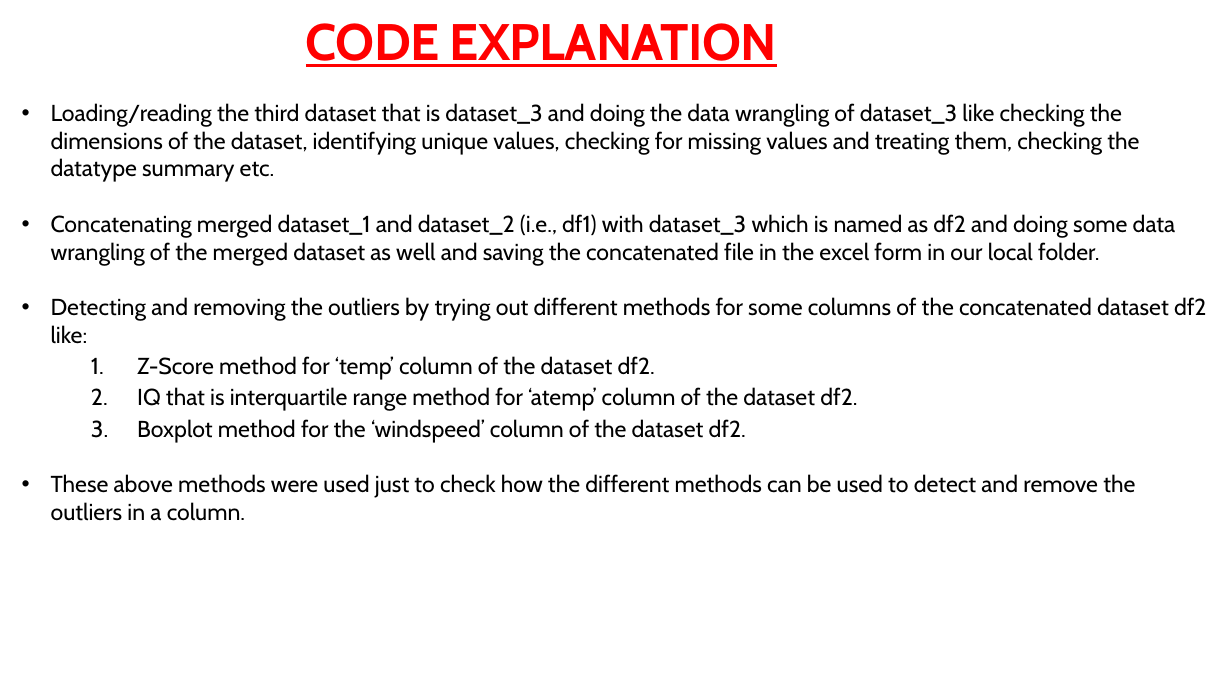
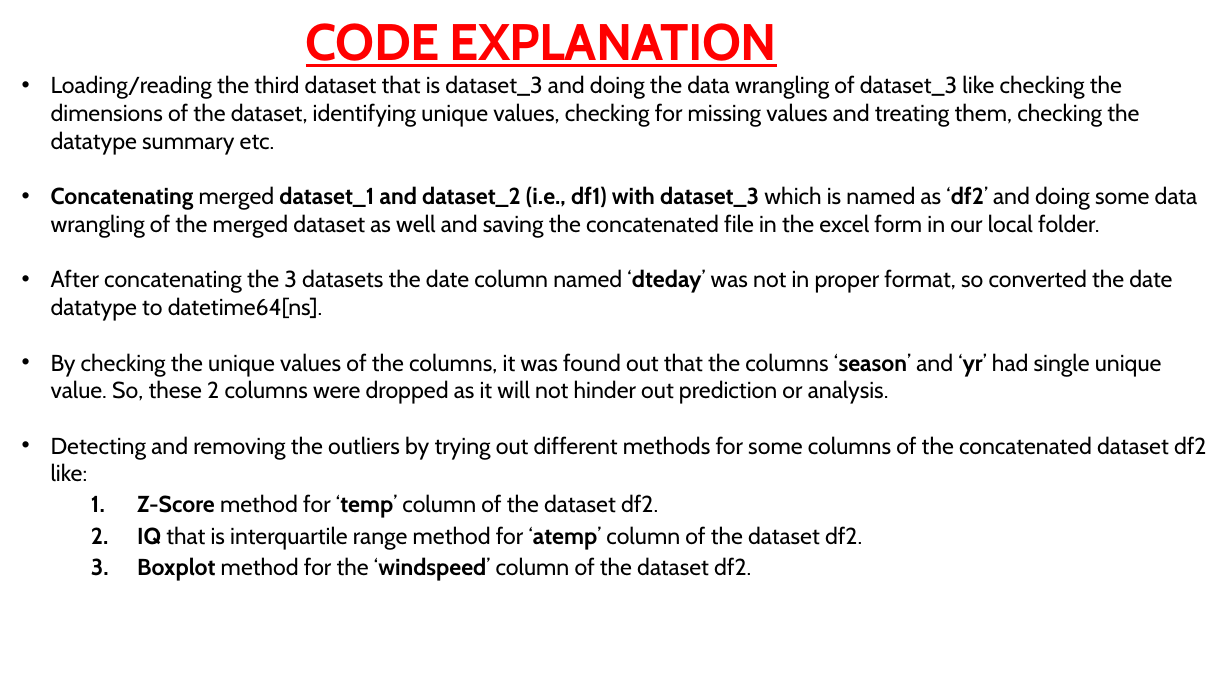
Before and after one commit to SUJANAKUMARI/PROJECT2, a slide deck: slide 6 of DATA ACQUISITION AND WRANGLING PPT.pptx. Drawn at 1232x693 pixels with LibreOffice and Linux fonts; fonts in the diff are those of the drawing; background and template pictures are left out. Boxes give left, top, right and bottom in pixels: in the first picture for what was removed or moved away, otherwise in the second. Text is boxed around its words. In the diff, an @@ line names an element or a change of style, - is before the commit and + after.

Commit message:
FINAL COMMIT

```diff
--- a/DATA ACQUISITION AND WRANGLING PPT.pptx
+++ b/DATA ACQUISITION AND WRANGLING PPT.pptx
@@ text at box(51, 186, 1198, 404): text changed @@
-• Concatenating merged dataset_1 and dataset_2 (i.e., df1) with dataset_3 which is named as df2 and doing some data wrangling of the merged dataset as well and saving the concatenated file in the excel form in our local folder.
+• Concatenating merged dataset_1 and dataset_2 (i.e., df1) with dataset_3 which is named as ‘df2’ and doing some data wrangling of the merged dataset as well and saving the concatenated file in the excel form in our local folder.
+• After concatenating the 3 datasets the date column named ‘dteday’ was not in proper format, so converted the date datatype to datetime64[ns].
+• By checking the unique values of the columns, it was found out that the columns ‘season’ and ‘yr’ had single unique value. So, these 2 columns were dropped as it will not hinder out prediction or analysis.
@@ text at box(51, 474, 1135, 521): paragraph removed @@
-• These above methods were used just to check how the different methods can be used to detect and remove the outliers in a column.
@@ text at box(137, 494, 862, 581): bold on in "Z-Score ‘temp’", "IQ ‘atemp’", "Boxplot ‘windspeed’" @@
```
Also in this commit, not shown: 5 other slides changed.
